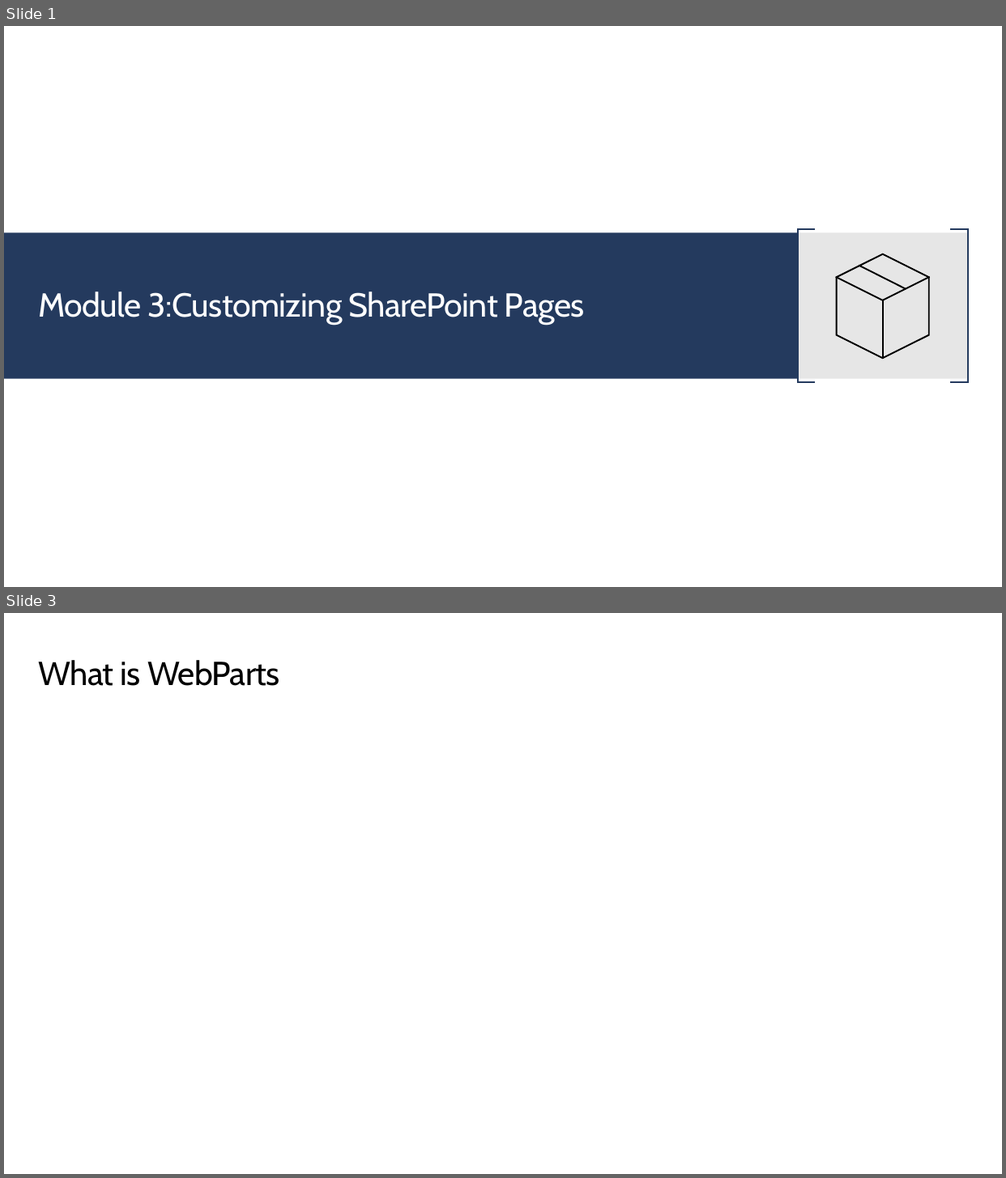
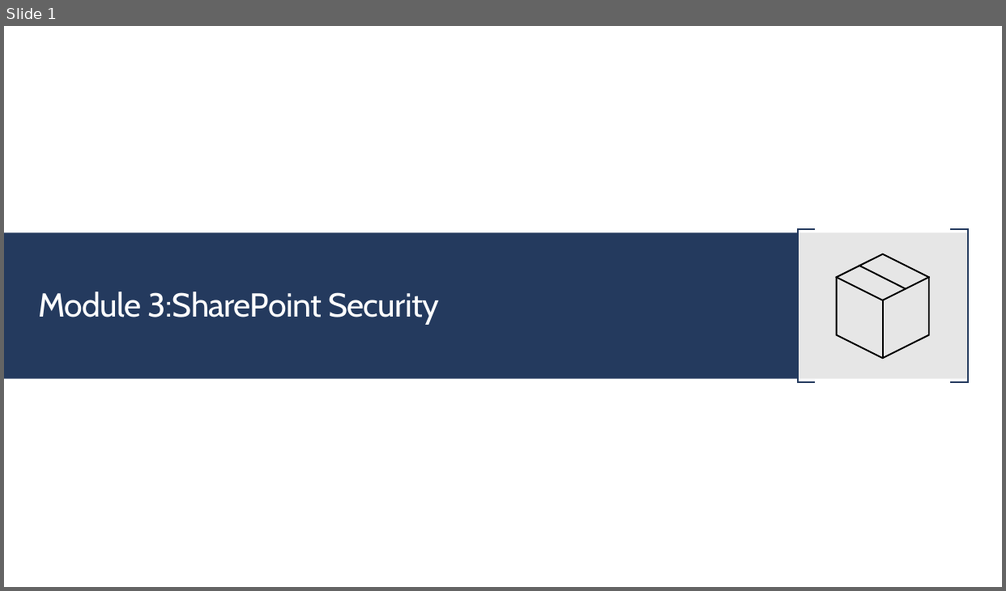
Before and after one commit to JPOWER4/SharePoint-2019-Training, a slide deck: Microsoft SharePoint 2019 Module 3.pptx. Shown one above the other, each under a label of ours: slides 1 and 3 before the commit, slide 1 after it; the slides between them are not shown. The pictures are 1006x1178 and 1006x591 pixels, drawn with LibreOffice and Linux fonts; fonts in the diff are those of the drawing. Boxes give left, top, right and bottom in pixels: in the first picture for what was removed or moved away, otherwise in the second. Text is boxed around its words. In the diff, an @@ line names an element or a change of style, - is before the commit and + after.

```diff
--- a/Microsoft SharePoint 2019 Module 3.pptx
+++ b/Microsoft SharePoint 2019 Module 3.pptx
@@ slide 3 removed at (x1=4, y1=613, x2=1002, y2=1174), background #FFFFFF @@
@@ title removed at (x1=38, y1=660, x2=280, y2=686) @@
-What is WebParts
@@ slide 1 changed as well @@
@@ title at (x1=38, y1=292, x2=439, y2=325): text changed @@
-Module 3:Customizing SharePoint Pages
+Module 3:SharePoint Security
```
Also in this commit, not shown: 6 slides added, 2 other slides removed, 16 other files.
